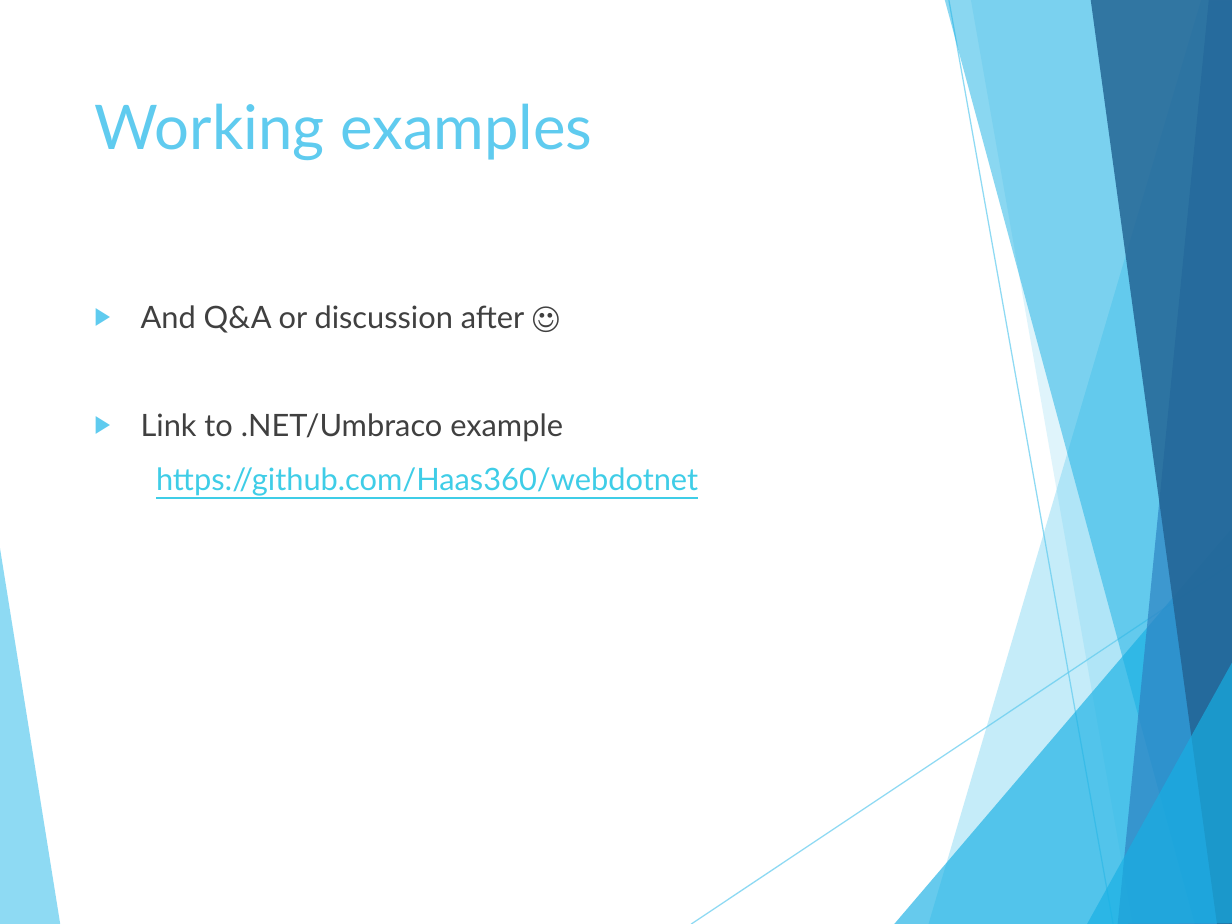
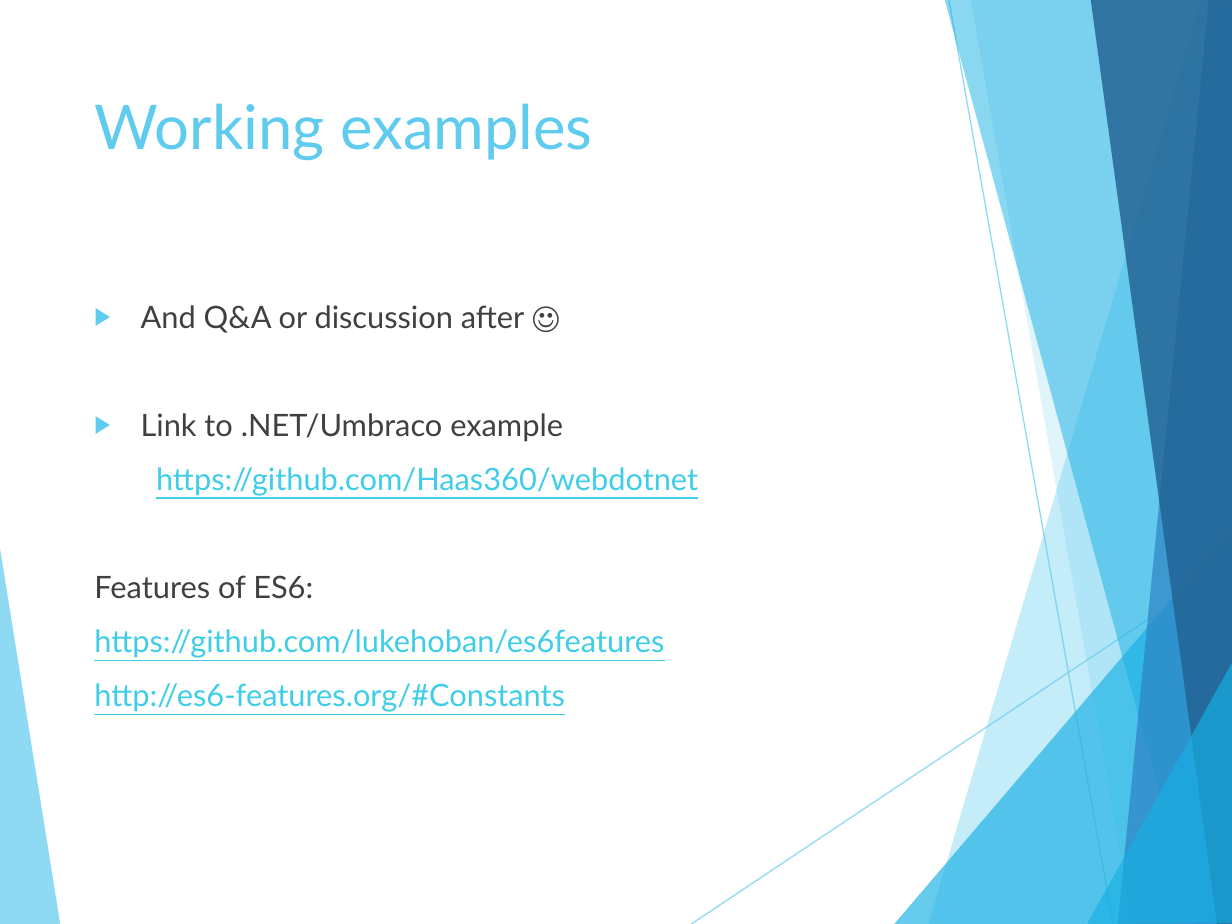
Before and after one commit to Haas360/SOLID-examples, a slide deck: slide 19 of SOLID principles.pptx (slide 18 before the commit). Drawn at 1232x924 pixels with LibreOffice and Linux fonts; fonts in the diff are those of the drawing. Boxes give left, top, right and bottom in pixels: in the first picture for what was removed or moved away, otherwise in the second. Text is boxed around its words. In the diff, an @@ line names an element or a change of style, - is before the commit and + after.

Commit message:
updating presentation

```diff
--- a/SOLID principles.pptx
+++ b/SOLID principles.pptx
@@ text at [94, 575, 664, 712]: paragraphs added @@
+Features of ES6:
+https://github.com/lukehoban/es6features
+http://es6-features.org/#Constants
```
Also in this commit, not shown: 1 slide added, 1 other file.
